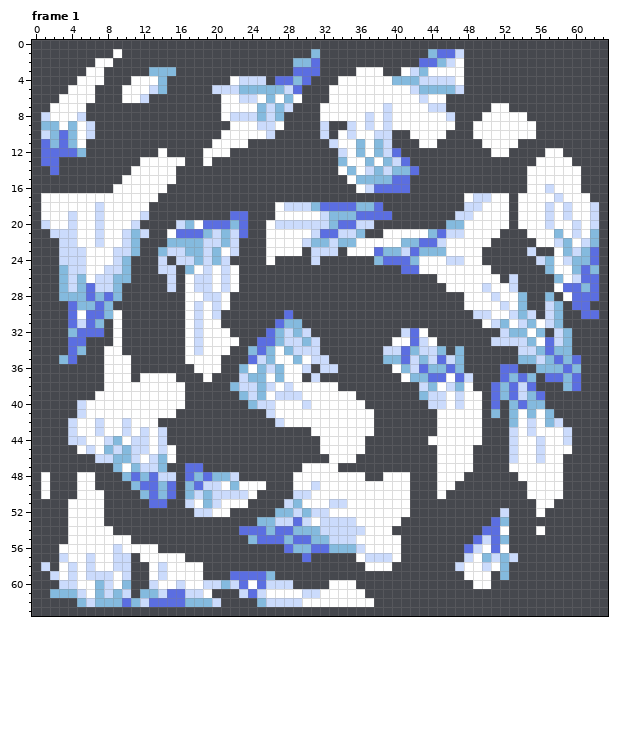
One commit to this pixel-art file: source_assets/abilities/ice_storm.aseprite. The picture above was drawn from the file before the commit.
64x64 pixels, 5 frames. Colours within 5 levels of each other are drawn and written as one. Shown: frame 1. The commit also changed other frames, which this record leaves out.
After:
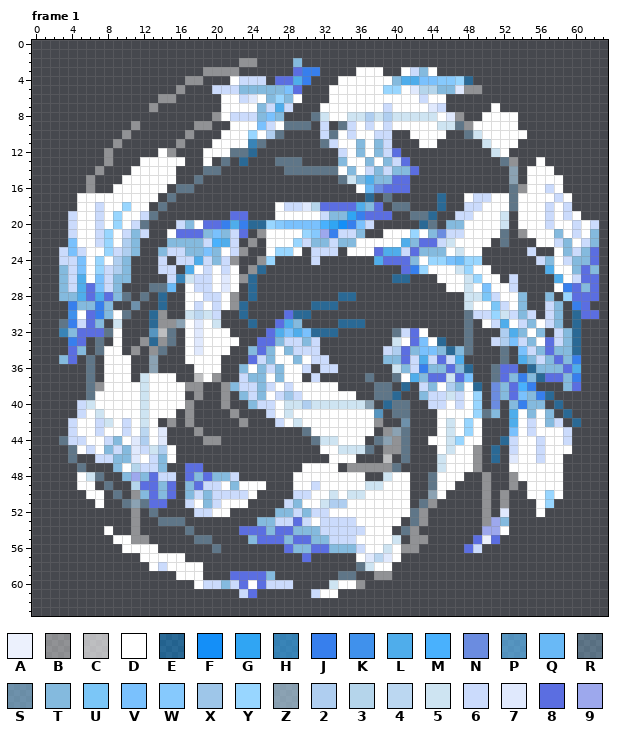
Palette (. is transparent): A #ecf1fd  B #ffffff67  C #ffffffa4  D #ffffff  E #0099ff67  F #148ff8  G #30a5f3  H #32a6f2a4  J #377fed  K #4091ec  L #4fadeb  M #49b1fd  N #6b8ce0  P #5fbfffa4  Q #69b9f6  R #84bade67  S #84badea4  T #84bade  U #7bc6f7  V #7ac1fd  W #86c9fd  X #9ec6e9  Y #98d6ff  Z #b2d4eba4  2 #afcef0  3 #b5d5eb  4 #bbd7f1  5 #cee4f2  6 #cbdbfc  7 #e0e9fd  8 #5b6ee1  9 #9da8ed
The edit:
Changed rows in their new state; - is an unchanged pixel.
Frame 1:
first column x 1:
 1 --------.---------------------.------------....---------------
 2 ------..--------------BB-----..-----------.....---------------
 3 -----..-----...---BBBB-------JJ-------------...---------------
 4 ----...---....--BB----------LJ----------LLVVWWYE--------------
 5 ---...---.....-B-----------V----------YY-733--7BB-------------
 6 --....---...-BB--------7--Y-----------------------------------
 7 -....-------B-------------L----------------7-------.----------
 8 .....--------------B-----V----R5--5525255555-7B------.--------
 9 ......----B------BB-----V--RRR---R----------55RB-----..-------
10 ......---B------B------Y-2R-----R--------------R5-----.-------
11 .....---B------B-------HR------R-----------------5------------
12 .....--B------B------RRE--------------------------5-----..----
13 ..-----B------------R-E---RRR----------------------RB---...---
14 -.----B-----------RR-------RRRRRR-------------------Z----...--
15 -----B-----------R---------------R5-L---------------Z-----..--
16 -----B---------RR-------------------QN--------------RB----..--
17 ....----------R---------------------E-R-----E-------R------..-
18 ....-----Y---R---------------73----L---RR---E-------R------...
19 ...-----Y---R---------------------GJ-----RRE-------5--------..
20 ...-----Y--R--------JLJEEYWVVVVMGFJV------ER-------5----------
21 -..----Y-----------V----B----YW9J--------Y--N------R-B--------
22 --.V---Y-2---------ML--B----Y-----------L----5-----R----------
23 ---V---Y-2--------V---B---YY----------LL------5---------------
24 ----V-Y-2--------L---B--BY-----------L-----YYVQYY-------------
25 ----V-Y-2-------L------BE----------------JY---5Y--------L-----
26 ----L-V--------H5---7-BE---------------EE------5Y--------L----
27 ----L-V-----RRQ-----7--E-----------------------5-V--------J---
28 ----L-L--R-R-E-------B-E---------EE------------55U--------Y---
29 ---J--J---S--E-------BE-------EEE--------------5--U--------J--
30 ---K--J--R--EB--545---E-----EE-----------------R--Y5-------E--
31 --RJ----5---EBBZ-7-5---E---L-----EEE-----------R---L-------E--
32 --H----R----PCR--7--------LVLVEEE------R-------R---2L------E--
33 ---J--R----BEBR--7---------------------5--V-E--R---2V------E--
34 ------R---B-BR---7---------------------2--VV-E-R---R-V-----E--
35 -----R------Z-----------------------------L---L----R-L-----J--
36 -----R------Z--------------------------5--J----E--R---E----L--
37 -----R-----5-----C-B----------------R--R-L---5-V--R--J-E---J--
38 -----RB----5----BB--B----------------RR-E----2--E-N--MJ-------
39 -----R-----5-----B--B------X---------RRE-----5--Y-N--V-JE-----
40 -----5-----5----B---B------552555555Z-ERR-------Y-N--J---E----
41 ------5----5----B----B-----5---------P-RR-------YR--L-----E---
42 -------5---5--B-B-----B-----5--------B--S----5-Y----L------E--
43 -----------4-7---B-----------R--------BZR----5-Y----V---------
44 --R-------72-7----BB----------R55----RZBR----5Y----E----------
45 ---R------7-52-------------------555R-BBR----5--B-E-----------
46 ---R------7---------------------------C-R---5---B-E-7---------
47 ----R-----3-----------------------BBBBBR----5---B-------------
48 .----5R---9---------------------------5----R-----B--B---------
49 .------R--3-------------------------55-----R-----B--B---------
50 .---.---R-B---------------------5-55-------Z-----B-B----Y-----
51 ---...---RZR-------------------522--------RB-----B-B----Y-----
52 ---....---B-R----------------------------RB------B-7----------
53 ---....---B--RRR-------------------------RB------B9-----------
54 ---....---B-----R-----------------------RB-------99----.------
55 ---.....--BB-----RR--------------------5-BB------A-.----------
56 --.......----------R------------------5-BB-------...----------
57 --........--------------------------747--------......---------
58 .-........-------------------------R5---------......----------
59 -.........--...------------------RR--BB--------...-.----------
60 --........--.....---------------5--B------------..------------
61 -.........-........-----......---...--------------------------
62 ----................----.............-------------------------
Changed places in both pictures, as pixel boxes (x1, y1, x2, y2):
changed: (41, 49, 599, 607)
